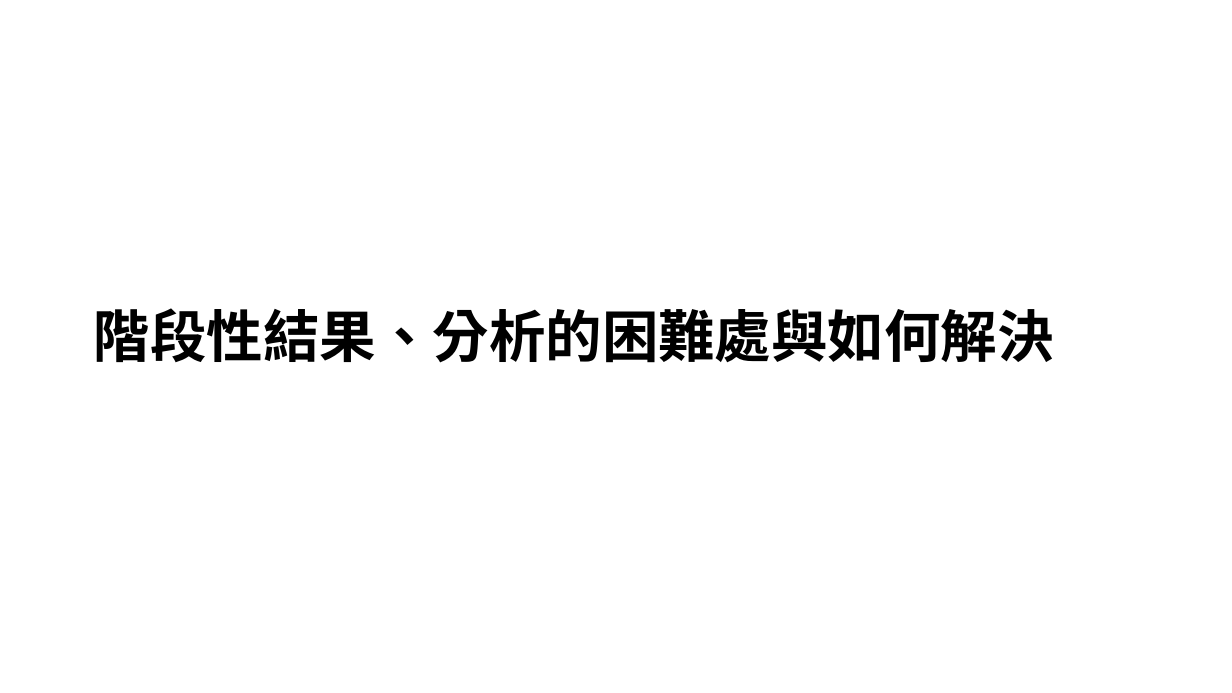
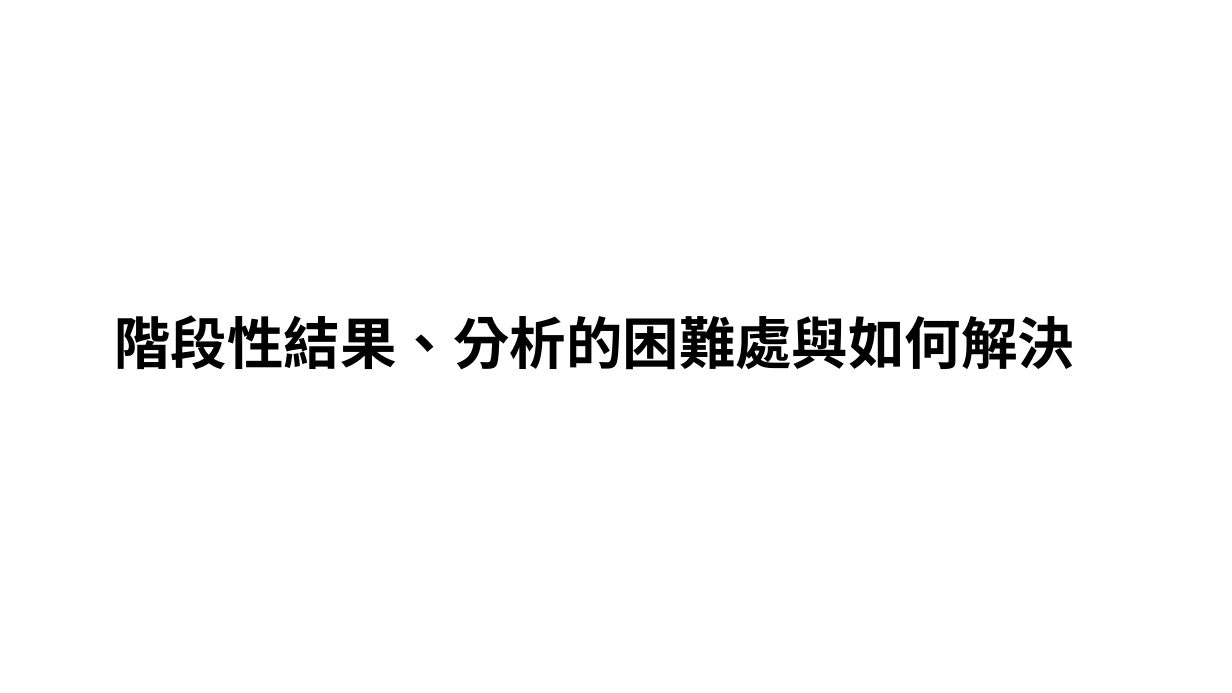
Before and after one commit to desk2000/Extradition-Bill, a slide deck: slide 24 of 從論壇分析台灣人對反送中的討論度.pptx. Drawn at 1232x693 pixels with LibreOffice and Linux fonts; fonts in the diff are those of the drawing. Boxes give left, top, right and bottom in pixels: in the first picture for what was removed or moved away, otherwise in the second. Text is boxed around its words. In the diff, an @@ line names an element or a change of style, - is before the commit and + after.

```diff
--- a/從論壇分析台灣人對反送中的討論度.pptx
+++ b/從論壇分析台灣人對反送中的討論度.pptx
@@ title "階段性結果、分析的困難處與如何解決": place and size @@
-title "階段性結果、分析的困難處與如何解決" at (94,308,1054,363)
+title "階段性結果、分析的困難處與如何解決" at (114,315,1074,370)
@@ title "階段性結果、分析的困難處與如何解決" at (114,315,1074,370): font Noto Sans CJK SC to Karla @@
```
Also in this commit, not shown: 17 other slides changed, 3 slides added, 2 slides removed, 1 other file.
